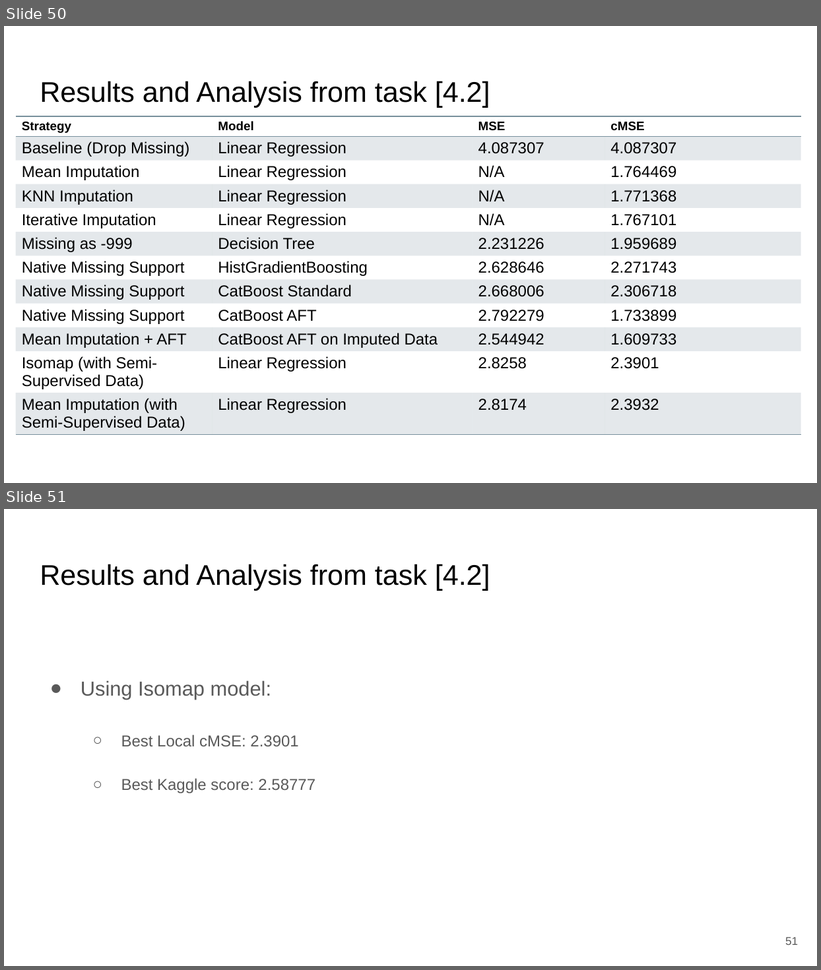
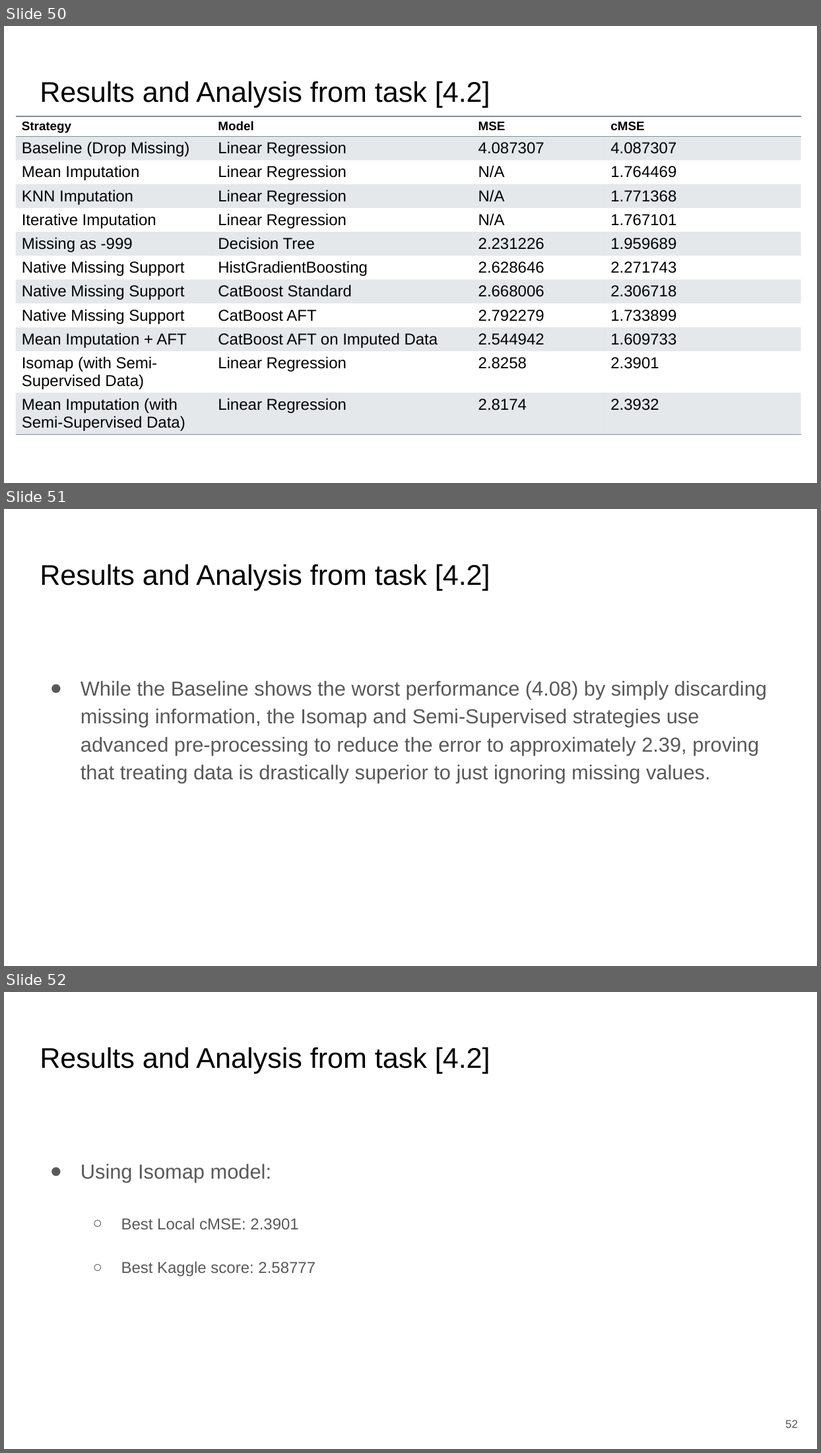
Before and after one commit to zepedrocosta/AA-Projeto2, a slide deck: Slides.pptx. Shown one above the other, each under a label of ours: slides 50 and 51 before the commit, slides 50, 51 and 52 after it. The pictures are 821x970 and 821x1453 pixels, drawn with LibreOffice and Linux fonts; fonts in the diff are those of the drawing. Boxes give left, top, right and bottom in pixels: in the first picture for what was removed or moved away, otherwise in the second. Text is boxed around its words. In the diff, an @@ line names an element or a change of style, - is before the commit and + after.

Commit message:
final slides

```diff
--- a/Slides.pptx
+++ b/Slides.pptx
@@ slide 51 added at (4,509,817,966), background #FFFFFF @@
@@ title added at (40,564,490,590), 25.2 pt, text #000000 @@
+Results and Analysis from task [4.2]
@@ text added at (81,681,767,784), 18 pt, text #595959 @@
+● While the Baseline shows the worst performance (4.08) by simply discarding missing information, the Isomap and Semi-Supervised strategies use advanced pre-processing to reduce the error to approximately 2.39, proving that treating data is drastically superior to just ignoring missing values.
@@ what was slide 51 is now slide 52 @@
@@ page number at (785,1420,798,1428): text changed @@
-51
+52
```
